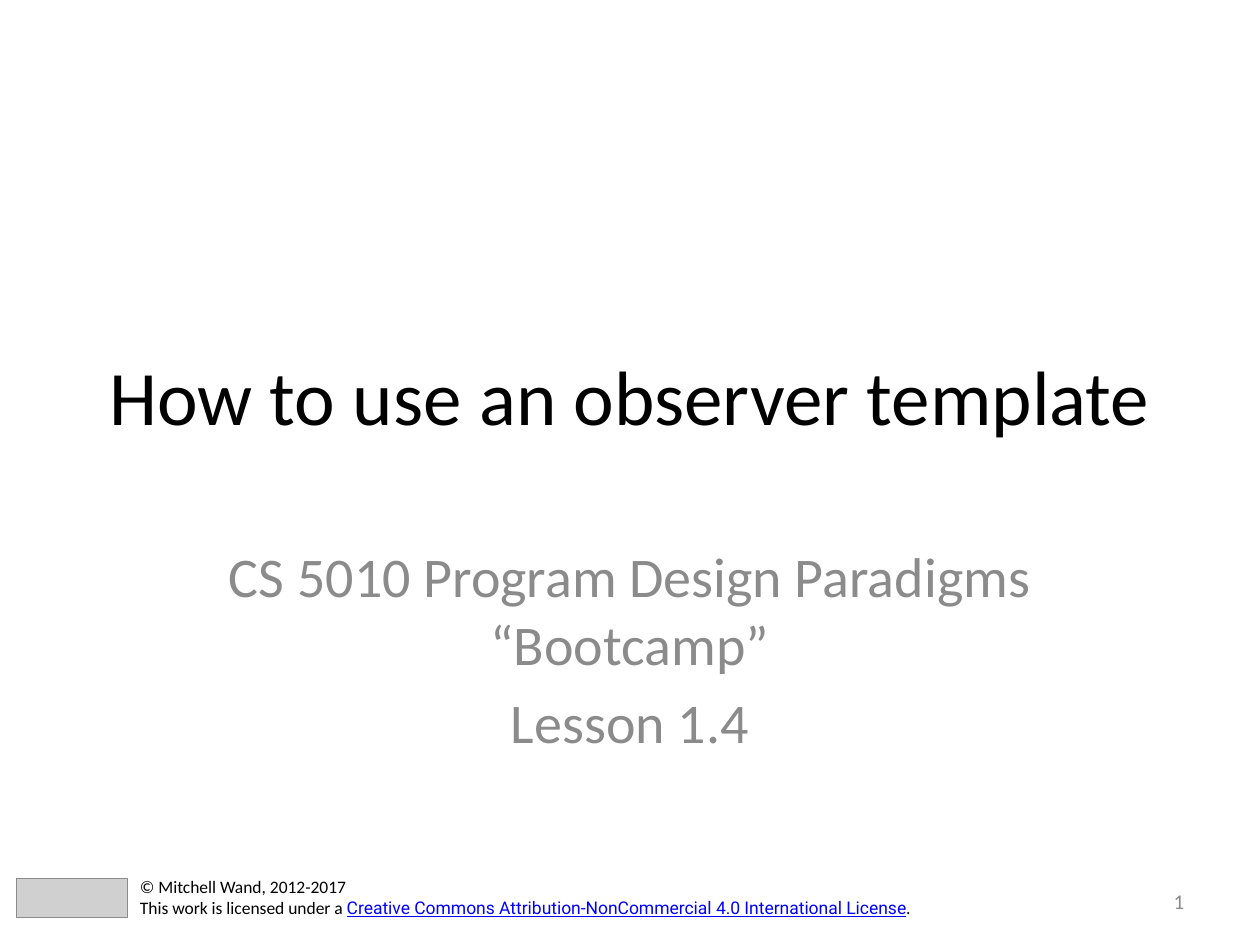
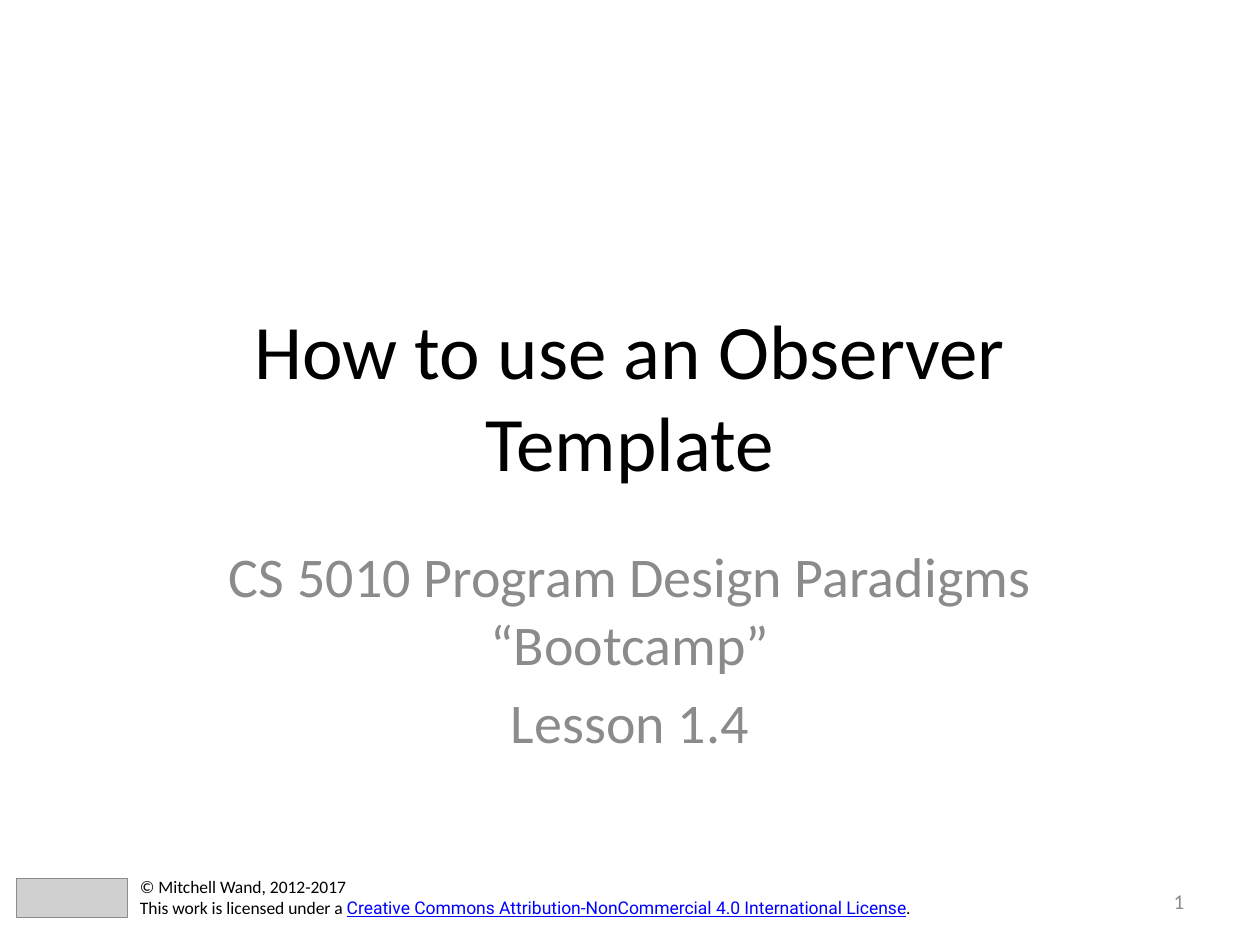
Before and after one commit to mwand/cs5010f17, a slide deck: slide 1 of Slides/Lesson 1.4 Using a Template.pptx. Drawn at 1260x945 pixels with LibreOffice and Linux fonts; fonts in the diff are those of the drawing; grey boxes stand for pictures. Boxes give left, top, right and bottom in pixels: in the first picture for what was removed or moved away, otherwise in the second. Text is boxed around its words. In the diff, an @@ line names an element or a change of style, - is before the commit and + after.

```diff
--- a/Slides/Lesson 1.4 Using a Template.pptx
+++ b/Slides/Lesson 1.4 Using a Template.pptx
@@ title at <box>254,325,1005,484</box>: text changed @@
-How to use an observer template
+How to use an Observer Template
```
Also in this commit, not shown: 5 other slides changed, 6 other files.
